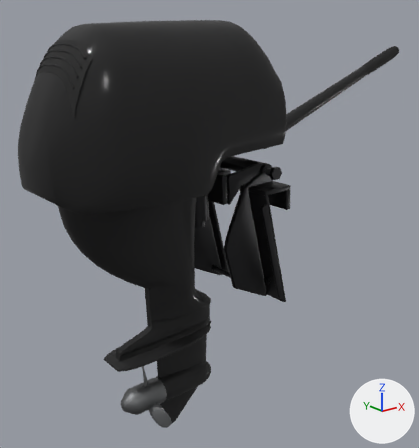
An edit to the glTF model models/420x/motor_c25.glb, drawn before and after from the same camera.
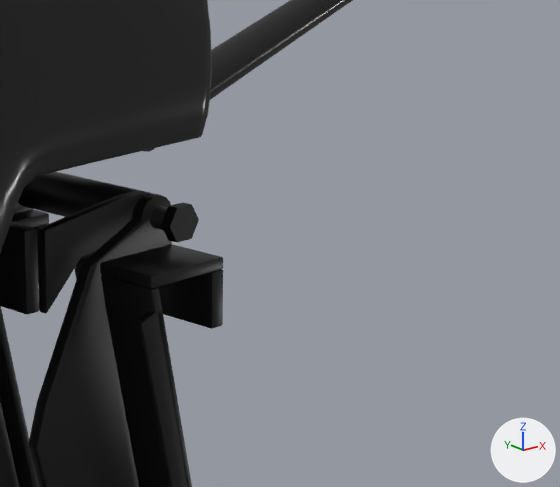
Each version is shown whole from a camera (50 mm lens) standing at (-3.015, -1.256, 0.777) and looking at (-1.984, 0.033, 0.261), then close up on the part from 51% to 97% of the width and 22% to 59% of the height. Every picture has the same lights, and +X, +Y and +Z are marked at lower right. The last two pictures show the newer version. Where no turn or scale is listed for an object, it has been applied to the vertices.

Before the edit, the objects in view are built like this:
```python
me_mesh_1 = bpy.data.meshes.new('Mesh_1')
me_mesh_1.from_pydata(...)  # 7182 vertices, 14384 faces; spans x 0.0..0.712, y -0.393..0.0, z 0.0..1.167
# faces by material slot: [11358, 356, 2590, 80]
me_mesh_1.materials.append(mat_mat_ob_paint)  # black #101011
me_mesh_1.materials.append(mat_mat_ob_rubber)  # black #101010
me_mesh_1.materials.append(mat_mat_ob_prop)  # grey #797a7c
me_mesh_1.materials.append(mat_mat_ob_bracket)  # dark grey #2f2f30
me_mesh_2 = bpy.data.meshes.new('Mesh_2')
me_mesh_2.from_pydata(...)  # 166 vertices, 320 faces; spans x 0.693..1.369, y -0.228..-0.164, z 0.809..1.101
# faces by material slot: [64, 128, 128]
me_mesh_2.materials.append(mat_mat_ob_bracket)  # dark grey #2f2f30
me_mesh_2.materials.append(mat_mat_ob_paint)  # black #101011
me_mesh_2.materials.append(mat_mat_ob_rubber)  # black #101010
me_mesh_3 = bpy.data.meshes.new('Mesh_3')
me_mesh_3.from_pydata(...)  # 380 vertices, 740 faces; spans x 0.448..0.67, y -0.289..-0.103, z 0.633..0.789
me_mesh_3.materials.append(mat_mat_ob_bracket)  # dark grey #2f2f30
ob_mesh_1 = bpy.data.objects.new('Mesh_1', me_mesh_1)
ob_mesh_1.location = (-2.539, 0.196, -0.336)
ob_mesh_2 = bpy.data.objects.new('Mesh_2', me_mesh_2)
ob_mesh_2.location = (-2.539, 0.196, -0.336)
ob_mesh_3 = bpy.data.objects.new('Mesh_3', me_mesh_3)
ob_mesh_3.location = (-2.539, 0.196, -0.336)
# also in view: 'Mesh_0' at (-1.952, 0.0, 0.252)
```
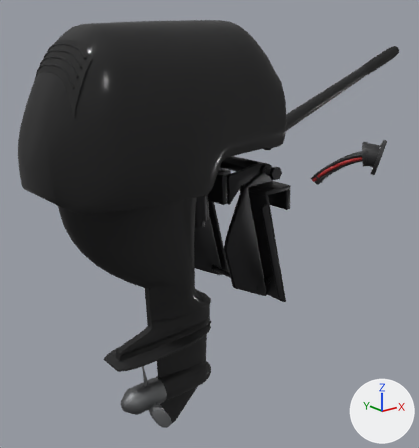
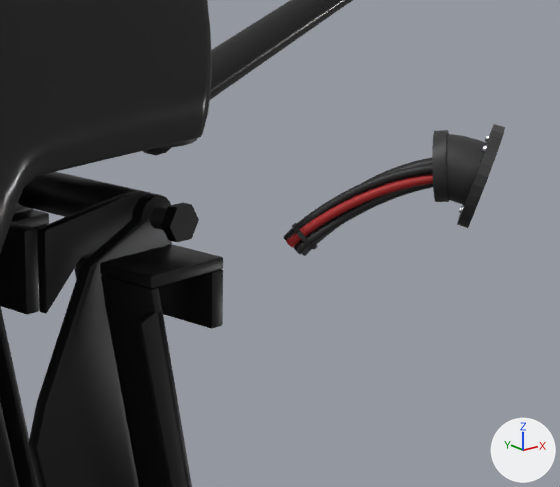
Where the newer file only moved an object's origin or applied its transform, the numbers keep the older frame.

Location of each change, [x1, y1, x2, y2] in pixels of the close-ups (560 x 487 px):
'Mesh_4', added
    after: [284, 157, 489, 256]
    faces in mat_mat_ob_cable_black (black #1d1d1e): [284, 157, 433, 255]
    faces in mat_mat_ob_red (red #aa1d1d): [286, 174, 433, 247]
    faces in mat_mat_ob_tie (black #242424): [292, 223, 318, 250]
'Mesh_5', added
    after: [432, 124, 505, 228]
    faces in mat_mat_ob_holder (black #2c2c2e): [432, 124, 505, 228]
'Mesh_7', added
    after: [143, 138, 197, 156]

What changed in the scene script:
```text
Add mat_mat_ob_holder:
    mat_mat_ob_holder = principled_material('mat_ob_holder')
    mat_mat_ob_holder.base_color = (0.025, 0.025, 0.027)  # black #2c2c2e
Add mat_mat_ob_steel:
    mat_mat_ob_steel = principled_material('mat_ob_steel')
    mat_mat_ob_steel.base_color = (0.55, 0.56, 0.58)  # light grey #c4c5c8
    mat_mat_ob_steel.metallic = 1.0
    mat_mat_ob_steel.roughness = 0.35
Add mat_mat_ob_cable_grey:
    mat_mat_ob_cable_grey = principled_material('mat_ob_cable_grey')
    mat_mat_ob_cable_grey.base_color = (0.05, 0.052, 0.056)  # dark grey #3f4043
    mat_mat_ob_cable_grey.roughness = 0.6
Add mat_mat_ob_red:
    mat_mat_ob_red = principled_material('mat_ob_red')
    mat_mat_ob_red.base_color = (0.4, 0.012, 0.012)  # red #aa1d1d
    mat_mat_ob_red.roughness = 0.55
Add mat_mat_ob_tie:
    mat_mat_ob_tie = principled_material('mat_ob_tie')
    mat_mat_ob_tie.base_color = (0.018, 0.018, 0.018)  # black #242424
    mat_mat_ob_tie.roughness = 0.45
Add mat_mat_ob_cable_black:
    mat_mat_ob_cable_black = principled_material('mat_ob_cable_black')
    mat_mat_ob_cable_black.base_color = (0.012, 0.012, 0.013)  # black #1d1d1e
    mat_mat_ob_cable_black.roughness = 0.55
Add me_mesh_7:
    me_mesh_7.from_pydata(...)  # 146 vertices, 288 faces; spans x 2.5077..2.5737, y -0.2309..-0.162, z 0.303..0.3692
    me_mesh_7.materials.append(mat_mat_ob_holder)  # black #2c2c2e
Add me_mesh_5:
    me_mesh_5.from_pydata(...)  # 411 vertices, 800 faces; spans x 0.8197..0.9182, y -0.5461..-0.4571, z 0.7652..0.8581
    # faces by material slot: [640, 160]
    me_mesh_5.materials.append(mat_mat_ob_holder)  # black #2c2c2e
    me_mesh_5.materials.append(mat_mat_ob_steel)  # light grey #c4c5c8
Add me_mesh_4:
    me_mesh_4.from_pydata(...)  # 1266 vertices, 2492 faces; spans x 0.754..0.912, y -0.542..-0.368, z 0.725..0.855
    # faces by material slot: [192, 160, 80, 1188, 396, 396, 80]
    me_mesh_4.materials.append(mat_mat_ob_holder)  # black #2c2c2e
    me_mesh_4.materials.append(mat_mat_ob_steel)  # light grey #c4c5c8
    me_mesh_4.materials.append(mat_mat_ob_rubber)  # black #101010
    me_mesh_4.materials.append(mat_mat_ob_cable_black)  # black #1d1d1e
    me_mesh_4.materials.append(mat_mat_ob_cable_grey)  # dark grey #3f4043
    me_mesh_4.materials.append(mat_mat_ob_red)  # red #aa1d1d
    me_mesh_4.materials.append(mat_mat_ob_tie)  # black #242424
Add ob_mesh_7:
    ob_mesh_7 = bpy.data.objects.new('Mesh_7', me_mesh_7)
    ob_mesh_7.location = (-4.401, 0.111, 0.184)
Add ob_mesh_5:
    ob_mesh_5 = bpy.data.objects.new('Mesh_5', me_mesh_5)
    ob_mesh_5.location = (-2.539, 0.196, -0.336)
Add ob_mesh_4:
    ob_mesh_4 = bpy.data.objects.new('Mesh_4', me_mesh_4)
    ob_mesh_4.location = (-2.539, 0.196, -0.336)
```
